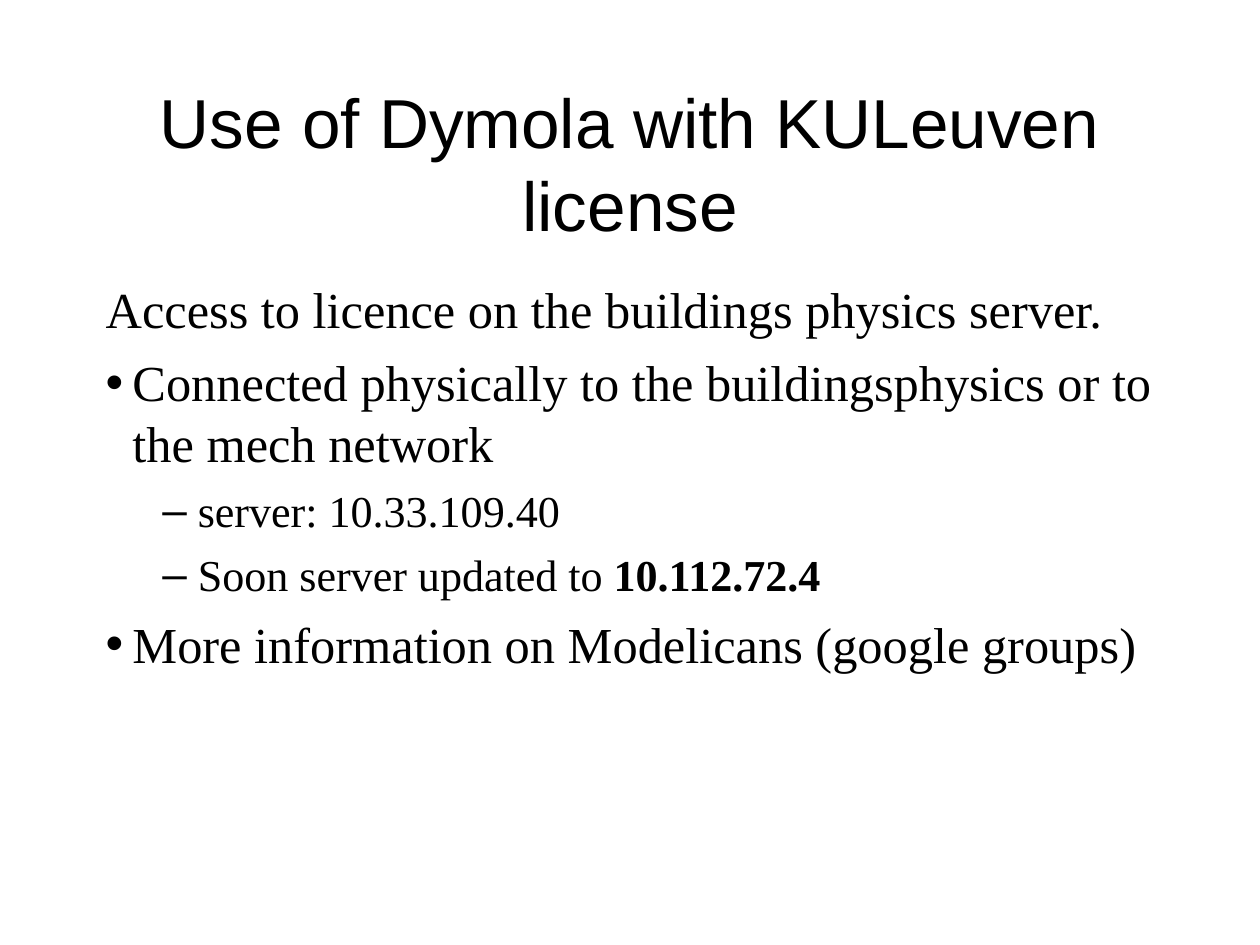
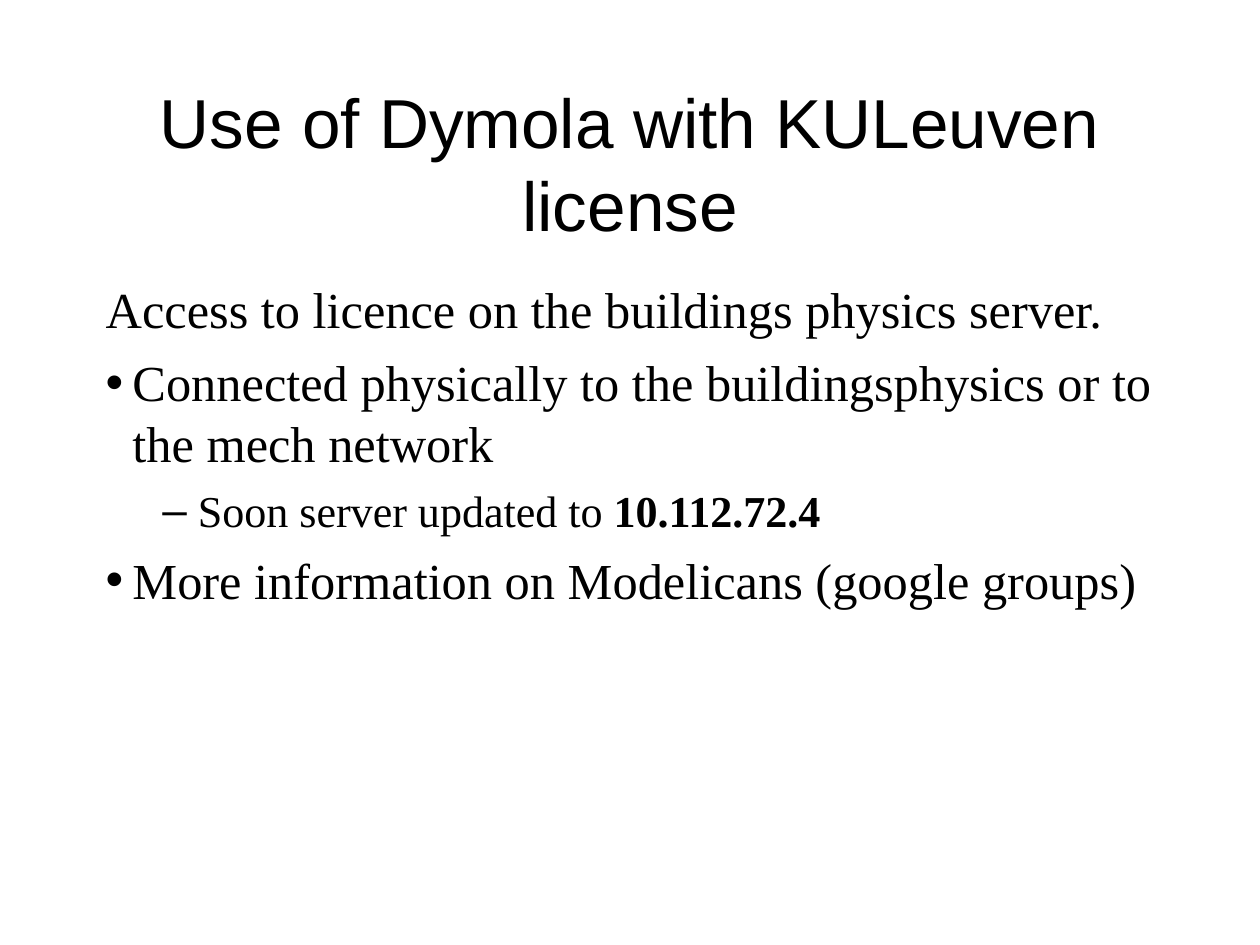
Before and after one commit to open-ideas/__CrashCourse__, a slide deck: slide 15 of Slides/CrashCourse_2013_shortVersion.ppt. Drawn at 1260x945 pixels with LibreOffice and Linux fonts; fonts in the diff are those of the drawing. Boxes give left, top, right and bottom in pixels: in the first picture for what was removed or moved away, otherwise in the second. Text is boxed around its words. In the diff, an @@ line names an element or a change of style, - is before the commit and + after.

```diff
--- a/Slides/CrashCourse_2013_shortVersion.ppt
+++ b/Slides/CrashCourse_2013_shortVersion.ppt
@@ text at <box>198,497,560,528</box>: paragraph removed @@
-  – server: 10.33.109.40
```
Also in this commit, not shown: 2 other slides changed, 2 other files.
